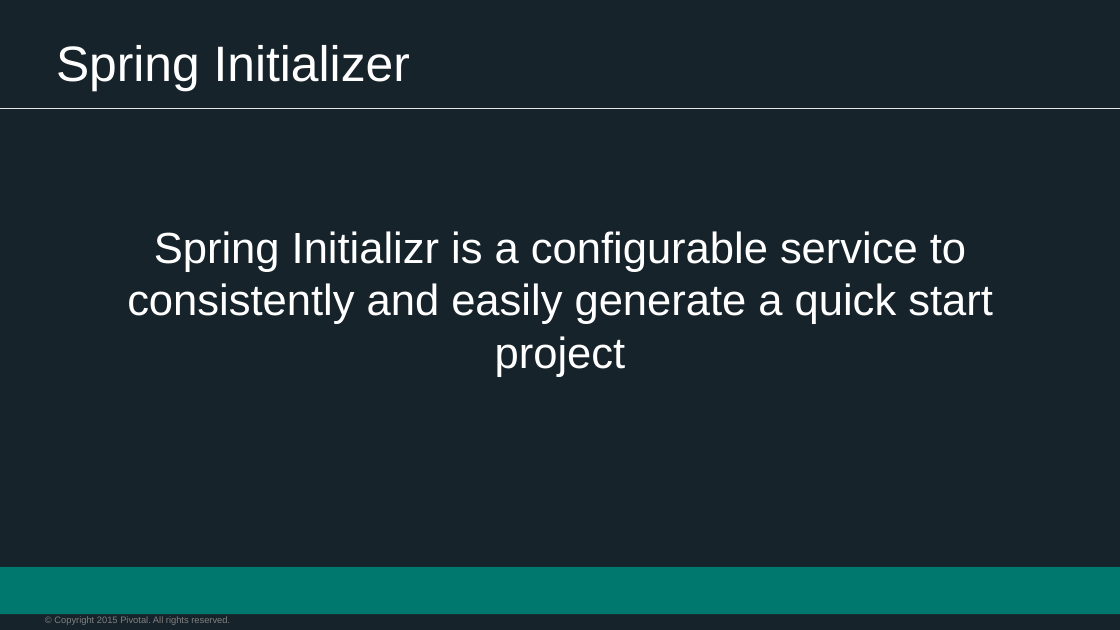
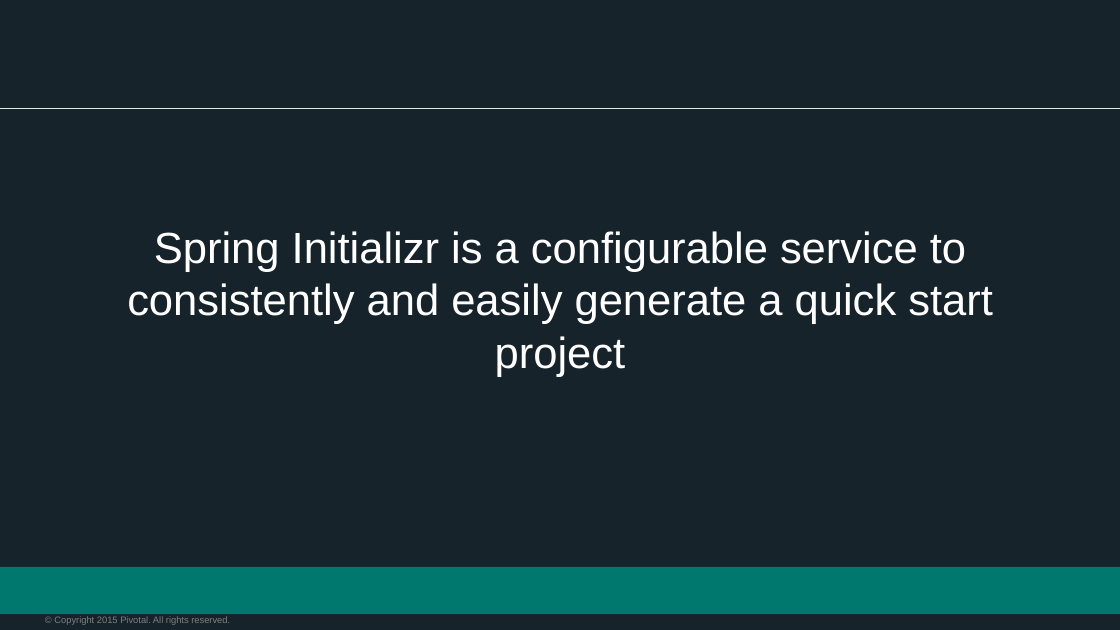
Before and after one commit to appalrpivotal/PCF-Workshop-ESI, a slide deck: slide 16 of presentations/5-Spring_Overview.pptx (slide 8 before the commit). Drawn at 1120x630 pixels with LibreOffice and Linux fonts; fonts in the diff are those of the drawing; background and template pictures are left out. Boxes give left, top, right and bottom in pixels: in the first picture for what was removed or moved away, otherwise in the second. Text is boxed around its words. In the diff, an @@ line names an element or a change of style, - is before the commit and + after.

```diff
--- a/presentations/5-Spring_Overview.pptx
+++ b/presentations/5-Spring_Overview.pptx
@@ title removed at [56, 45, 410, 91] @@
-Spring Initializer
```
Also in this commit, not shown: 22 other slides changed, 31 slides added, 1 slide removed, 1 other file.
